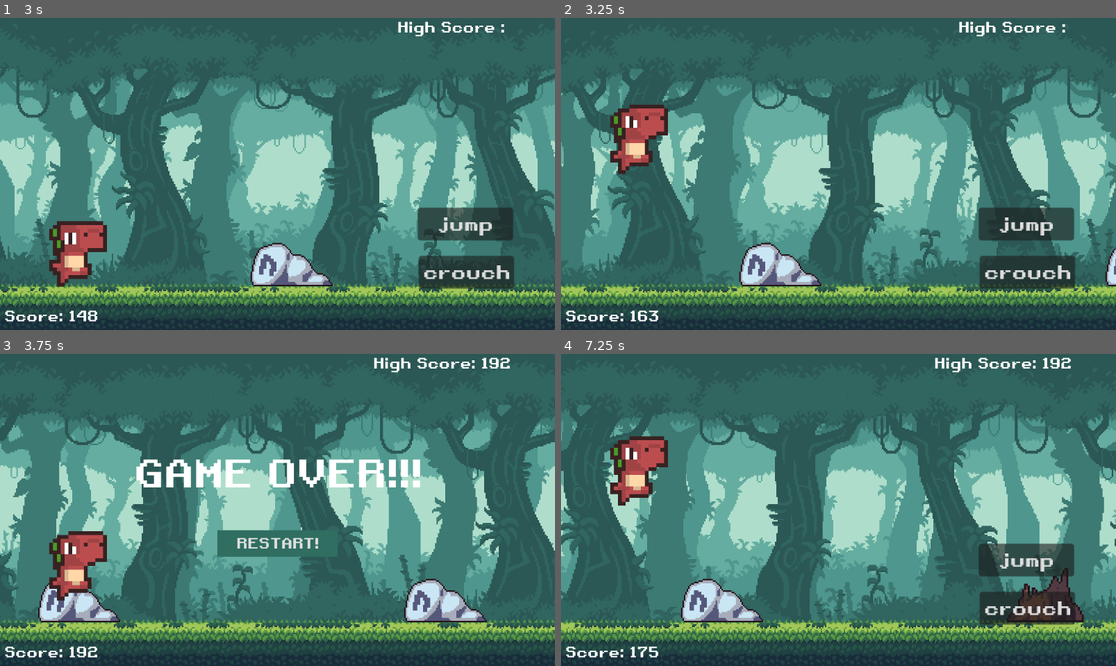
Above: before the commit, frames 1-4 (two rows, left to right).
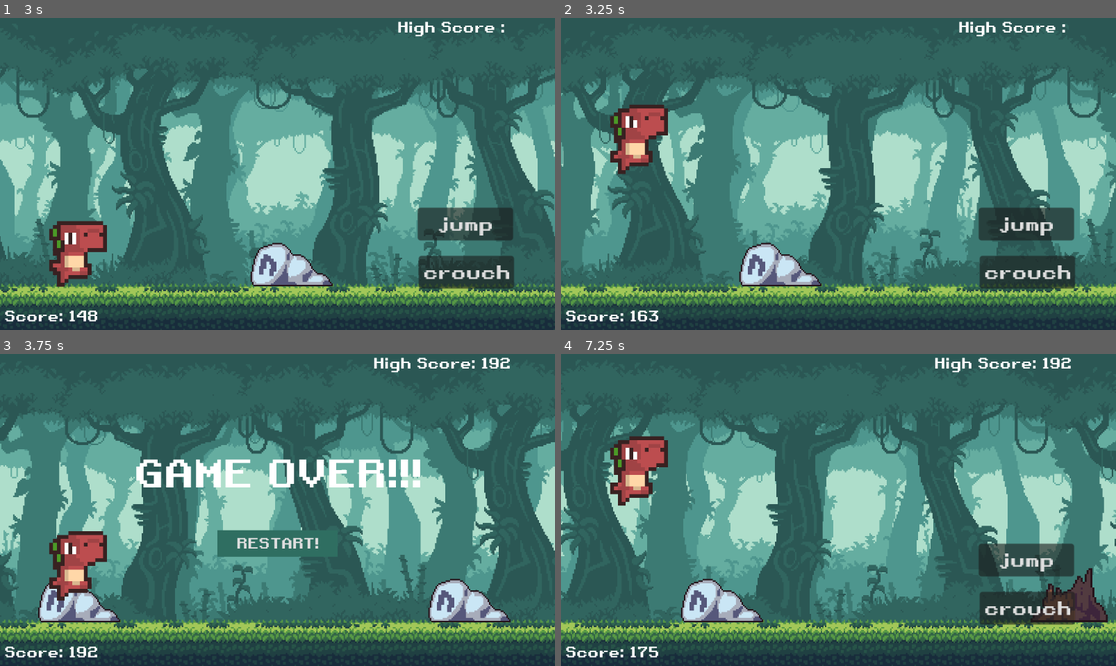
Above: after the commit, the same moments.

Repository: Palguna1121/dino-run-godot4
Game: Godot game, scene res://scenes/main.tscn
Two runs of this game, one before a commit and one after it. Both use one fixed random seed, a clock stepped at 60 frames per second and the inputs below. Sound files missing from this copy of the repository are replaced by a short silence.
Inputs (mouse positions are in pixels of both pictures, inside the frame that each line leads up to):
- Up to frame 1 (3 s): tap Enter (ui_accept) at 0.5, 0.77, 1.52 s; move the mouse to (399, 158) at 0.52 s; click (399, 158) at 0.67 s; move the mouse to (166, 189) at 1.27 s; move the mouse to (333, 105) at 2.02 s; hold Down (ui_down) 2.03-2.78 s; move the mouse to (249, 236) at 2.77 s; click (249, 236) at 2.92 s
- Up to frame 2 (3.25 s): tap Enter (ui_accept) at 3.02 s
- Up to frame 3 (3.75 s): move the mouse to (444, 556) at 3.52 s
- Up to frame 4 (7.25 s): tap Enter (ui_accept) at 3.77, 5.27, 6.77 s; click "RESTART!" at 4.25 s; move the mouse to (672, 463) at 5.02 s; hold Down (ui_down) 5.03-5.78 s; move the mouse to (866, 510) at 5.77 s; click (866, 510) at 5.92 s; move the mouse to (755, 432) at 6.52 s; hold Down (ui_down) from 6.53 s (still down)

Frame 1 is identical in both runs. In frame 2, 0.2% of the frame differs, in the area x 98-100%, y 73-86%; in frame 3, 1.8%, in the area x 24-92%, y 33-86%; in frame 4, 1.2%.

Commit message:
feat: adding sound in game over & adjust difficulty on bird scene

Diff:
--- a/scenes/game_over.tscn
+++ b/scenes/game_over.tscn
@@ -1,6 +1,7 @@
-[gd_scene load_steps=5 format=3 uid="uid://bic8ia7mv6x5"]
+[gd_scene load_steps=6 format=3 uid="uid://bic8ia7mv6x5"]
 
 [ext_resource type="FontFile" uid="uid://s15272omc2m3" path="res://assets/fonts/retro.ttf" id="1_tp87q"]
+[ext_resource type="AudioStream" uid="uid://drc1nk5iaoig8" path="res://assets/sound/game_over.wav" id="2_0u5kp"]
 
 [sub_resource type="StyleBoxFlat" id="StyleBoxFlat_j60fg"]
 bg_color = Color(0.125911, 0.316383, 0.277229, 1)
@@ -46,3 +47,7 @@
 theme_override_fonts/font = ExtResource("1_tp87q")
 theme_override_font_sizes/font_size = 80
 text = "GAME OVER!!!"
+
+[node name="game_over_sound" type="AudioStreamPlayer" parent="."]
+stream = ExtResource("2_0u5kp")
+volume_db = -24.0
--- a/scripts/bird.gd
+++ b/scripts/bird.gd
@@ -1,11 +1,9 @@
 extends Area2D
 
+var bird_speed: float = 5.0  # Kecepatan default burung
 
-# Called when the node enters the scene tree for the first time.
-func _ready() -> void:
-	pass # Replace with function body.
+func set_speed(new_speed: float) -> void:
+	bird_speed = min(new_speed, 10.0)  # Batasi kecepatan maksimal burung
 
-
-# Called every frame. 'delta' is the elapsed time since the previous frame.
 func _process(delta: float) -> void:
-	position.x -= get_parent().speed / 2
+	position.x -= bird_speed  # Gunakan kecepatan burung yang sudah diatur
--- a/scripts/main.gd
+++ b/scripts/main.gd
@@ -5,6 +5,7 @@
 var rock_scene = preload("res://scenes/rock.tscn")
 var barrel_scene = preload("res://scenes/barrel.tscn")
 var bird_scene = preload("res://scenes/bird.tscn")
+var game_over_scene = preload("res://scenes/game_over.tscn")
 
 # Obstacle configuration
 var obstacle_types := [stump_scene, rock_scene, barrel_scene]
@@ -22,9 +23,11 @@
 const START_SPEED := 10.0
 const MAX_SPEED := 25.0
 const SPEED_MODIFIER := 5000
-const MIN_OBSTACLE_DISTANCE := 300
-const MAX_OBSTACLE_DISTANCE := 500
+const MIN_OBSTACLE_DISTANCE := 350
+const MAX_OBSTACLE_DISTANCE := 550
 const OBSTACLE_CLEANUP_MARGIN := 1000
+const BIRD_SPEED := 0.1  # Kecepatan dasar burung
+const BIRD_SPEED_MODIFIER := 0.1  # Modifier kecepatan burung berdasarkan difficulty
 
 # Game variables
 var difficulty := 0
@@ -204,6 +207,10 @@
 	# Update speed based on score
 	speed = min(START_SPEED + score / SPEED_MODIFIER, MAX_SPEED)
 
+	# Tambahkan kecepatan ekstra jika mencapai tingkat kesulitan maksimum
+	if difficulty == MAX_DIFFICULTY:
+		speed += 5.0  # Atau nilai tambahan kecepatan yang Anda inginkan
+
 	# Update positions
 	$dino.position.x += speed * delta * 60  # Make movement frame-rate independent
 	$Camera2D.position.x += speed * delta * 60
@@ -211,6 +218,11 @@
 	# Update score
 	score += speed * delta * (60.0 / FIX_SCORE)  # Smooth score increment
 	show_score()
+
+	if $Camera2D.position.x - $ground.position.x > screen_size.x * 1.5:
+		$ground.position.x += screen_size.x
+
+	adjust_difficulty()
 
 	# Update ground
 	if $Camera2D.position.x - $ground.position.x > screen_size.x * 1.5:
@@ -227,29 +239,39 @@
 func generate_obstacles() -> void:
 	var base_x = $Camera2D.position.x + screen_size.x + 350
 
-	# Generate ground obstacles
-	var obs_type = obstacle_types[randi() % obstacle_types.size()]
-	var max_obs = difficulty + 1
-	var obs_count = randi() % max_obs + 1
-
-	for i in range(obs_count):
-		var obs = obs_type.instantiate()
-		var obs_sprite = obs.get_node("Sprite2D")
-		var obs_height = obs_sprite.texture.get_height()
-		var obs_scale = obs_sprite.scale
-
-		var obs_x = base_x + (i * 100)
-		var obs_y = screen_size.y - ground_height - (obs_height * obs_scale.y / 2) + 5
-
-		add_obstacle(obs, obs_x, obs_y)
-		last_obstacle_position = obs_x
-
-	# Generate bird with increasing probability based on difficulty
+	# Tentukan apakah akan muncul bird atau obstacle lainnya
+	var spawn_bird = false
 	if difficulty >= 1 and randf() < 0.3 + (difficulty * 0.1):
+		spawn_bird = true
+
+	if spawn_bird:
+		# Hanya munculkan bird
 		var bird = bird_scene.instantiate()
 		var bird_x = base_x + randi_range(0, 200)
 		var bird_y = bird_heights[randi() % bird_heights.size()]
+
+		bird.set_speed(BIRD_SPEED + (difficulty * BIRD_SPEED_MODIFIER))
 		add_obstacle(bird, bird_x, bird_y)
+
+		# Atur jarak minimal untuk obstacle berikutnya
+		last_obstacle_position = 1  # Misalnya, jarak minimal 1 piksel :D
+	else:
+		# Munculkan obstacle lainnya
+		var obs_type = obstacle_types[randi() % obstacle_types.size()]
+		var max_obs = difficulty + 1
+		var obs_count = randi() % max_obs + 1
+
+		for i in range(obs_count):
+			var obs = obs_type.instantiate()
+			var obs_sprite = obs.get_node("Sprite2D")
+			var obs_height = obs_sprite.texture.get_height()
+			var obs_scale = obs_sprite.scale
+
+			var obs_x = base_x + (i * 100)
+			var obs_y = screen_size.y - ground_height - (obs_height * obs_scale.y / 2) + 5
+
+			add_obstacle(obs, obs_x, obs_y)
+			last_obstacle_position = obs_x
 
 func add_obstacle(obs: Node, x: float, y: float) -> void:
 	if not is_instance_valid(obs) or is_restarting:
@@ -314,3 +336,17 @@
 	$controller_btn.hide()
 	$game_over.show()
 	get_tree().paused = true
+	play_game_over_sound()
+
+func play_game_over_sound() -> void:
+	var game_over_ins = game_over_scene.instantiate()
+	add_child(game_over_ins)
+
+	var game_over_sound = game_over_ins.get_node_or_null("game_over_sound")
+	if game_over_sound:
+		game_over_ins.process_mode = Node.PROCESS_MODE_ALWAYS
+
+		game_over_sound.play()
+		await game_over_sound.finished
+
+	game_over_ins.queue_free()
Not shown, added: assets/sound/game_over.wav.import
Not shown, added: assets/sound/game_over.wav
